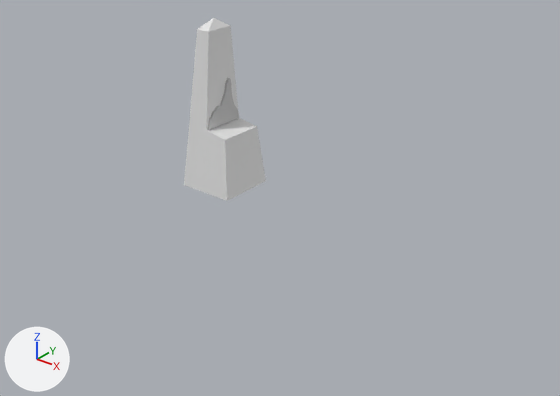
A saved change to the Blender file Modelagem/Monumento1/MonumentoDedoDeDeus.blend.
Camera for both pictures: a 50 mm camera at (9.17, -9.8, 5.62) aimed at (1.59, -0.33, -0.26). Arrows for +X, +Y and +Z are at lower left; the lights stay in place.

Objects in the first picture: 'Cubo', 'Plano'.
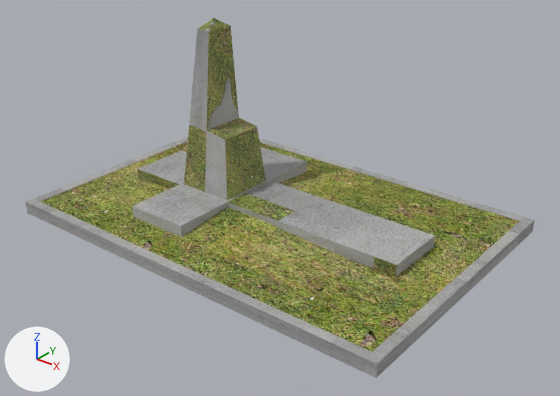
What differs and where, as boxes (x1, y1, x2, y2) in the pictures (560 x 396 px):
'Cubo.002', added: after (26, 137, 534, 378)
'Cubo.001', added: after (132, 147, 435, 277)
'Cubo', recoloured: (184, 18, 266, 201) in both
'Plano', surface changed, moved: before (208, 78, 239, 130); after (208, 78, 238, 130)

Patch to the scene script:
```diff
--- a/Modelagem/Monumento1/MonumentoDedoDeDeus.blend.py
+++ b/Modelagem/Monumento1/MonumentoDedoDeDeus.blend.py
@@ img_textura2_png @@
+img_textura2_png = load_image('Textura2.png', 'Textura2.png', 1080, 1080, 'sRGB')
@@ img_textura2_png_001 @@
+img_textura2_png_001 = load_image('Textura2.png.001', 'Textura2.png', 1080, 1080, 'sRGB')
@@ mat_materiais @@
 mat_materiais = principled_material('Materiais')
-mat_materiais.base_color = (0.5, 0.5, 0.5)  # grey #bcbcbc
+mat_materiais.texture = img_textura2_png
+mat_materiais.roughness = 0.691
+mat_materiais.specular_ior_level = 0.395
@@ mat_materiais_001 @@
+mat_materiais_001 = principled_material('Materiais.001')
+mat_materiais_001.texture = img_textura2_png
+mat_materiais_001.roughness = 0.673
+mat_materiais_001.specular_ior_level = 0.414
@@ mat_materiais_007 @@
+mat_materiais_007 = principled_material('Materiais.007')
+mat_materiais_007.texture = img_textura2_png_001
+mat_materiais_007.roughness = 0.295
+mat_materiais_007.specular_ior_level = 0.0
@@ me_cubo @@
 me_cubo.from_pydata(...)  # 74 vertices, 66 faces; spans x -1.0..1.0, y -1.0..1.0, z -1.0..4.66
-me_cubo.materials.append(mat_materiais_002)  # white #e7e7e7
+me_cubo.materials.append(mat_materiais_001)  # picture img_textura2_png
@@ me_cubo_001 @@
+me_cubo_001.from_pydata(...)  # 114 vertices, 112 faces; spans x -1.0..1.0, y -1.0..1.0, z -1.0..2.63
+me_cubo_001.materials.append(mat_materiais_007)  # picture img_textura2_png_001
@@ me_cubo_005 @@
+me_cubo_005.from_pydata(...)  # 36 vertices, 34 faces; spans x -2.94..6.82, y -2.94..2.94, z -1.0..1.0
+me_cubo_005.materials.append(mat_materiais)  # picture img_textura2_png
@@ ob_plano @@
 ob_plano = bpy.data.objects.new('Plano', me_plano_002)
-ob_plano.location = (-0.15, 0.0, 1.04)
+ob_plano.location = (-0.17, 0.0, 1.04)
 ob_plano.rotation_euler = (0.0, 1.571, 0.0)  # degrees (0, 90, 0)
@@ ob_cubo_002 @@
+ob_cubo_002 = bpy.data.objects.new('Cubo.002', me_cubo_001)
+ob_cubo_002.location = (1.19, 0.0, -0.88)
+ob_cubo_002.scale = (3.85, 2.6, 0.117)
@@ ob_cubo_001 @@
+ob_cubo_001 = bpy.data.objects.new('Cubo.001', me_cubo_005)
+ob_cubo_001.location = (0.0, 0.0, -0.64)
+ob_cubo_001.scale = (0.604, 0.604, -0.106)
```
